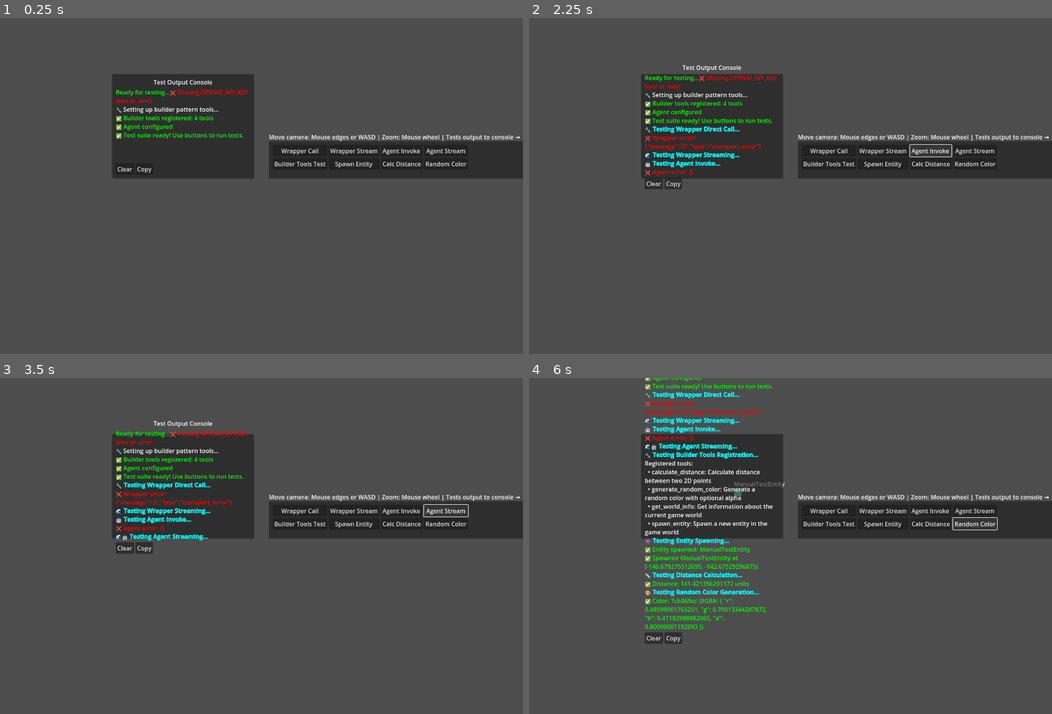
Above: before the commit, frames 1-4 (two rows, left to right).
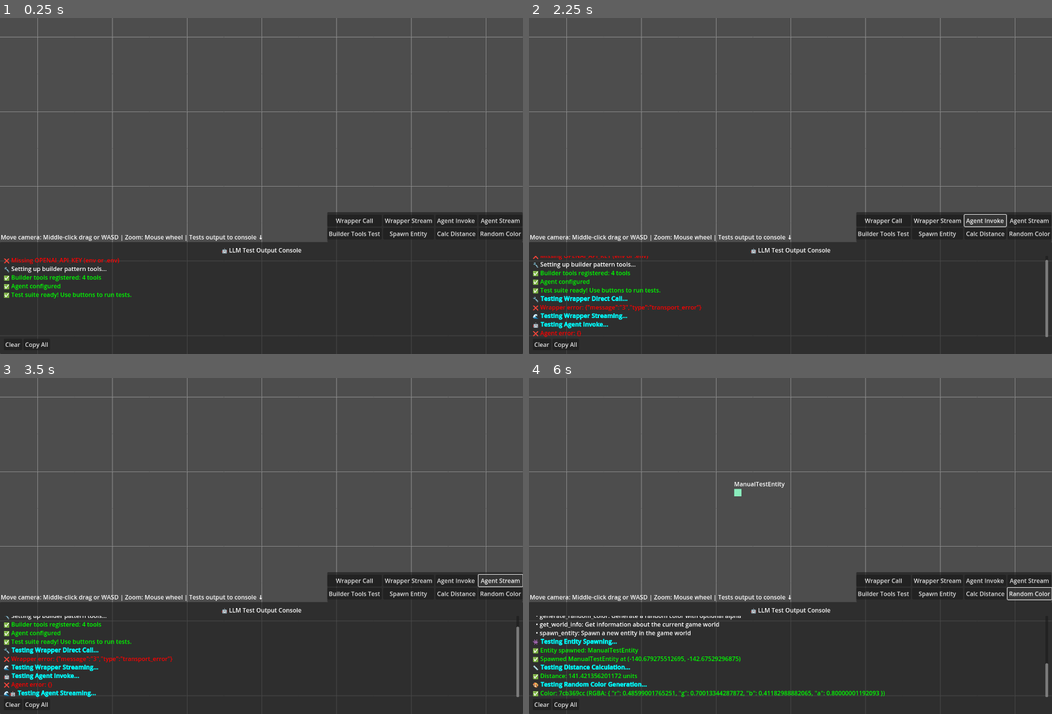
Above: after the commit, the same moments.

Repository: SDCalvo/godot-llm-agent-framework
Game: Godot game, scene res://scenes/Test.tscn
Two runs of this game, one before a commit and one after it. Both use one fixed random seed, a clock stepped at 60 frames per second and the inputs below.
Inputs:
- Up to frame 1 (0.25 s): no input
- Up to frame 2 (2.25 s): click "Wrapper Call" at 0.5 s; click "Wrapper Stream" at 1.25 s; click "Agent Invoke" at 2 s
- Up to frame 3 (3.5 s): click "Agent Stream" at 2.75 s
- Up to frame 4 (6 s): click "Builder Tools Test" at 3.5 s; click "Spawn Entity" at 4.25 s; click "Calc Distance" at 5 s; click "Random Color" at 5.75 s

The runs differ from the first frame. In frame 1, 50% of the frame differs, in the area x 0-100%, y 0-100%; in frame 2, 50%; in frame 3, 50%; in frame 4, 52%.
Error in both runs: Invalid call. Nonexistent function 'create_response' in base 'Nil'. (res://addons/godot_llm/runtime/llm_agent/LLMAgent.gd:191)

Commit message:
Refactor UI structure and enhance camera controls
- Changed the main scene to improve organization and accessibility.
- Updated control scene to extend CanvasLayer for better input handling.
- Implemented middle-click drag functionality for camera movement.
- Resolved console scrolling and world zoom conflict for improved user experience.
- Adjusted button panel layout and sizing for better UI consistency.
- Enhanced console output features, including auto-scroll and improved text formatting.

Diff:
--- a/project.godot
+++ b/project.godot
@@ -11,21 +11,20 @@
 [application]
 
 config/name="LLMAddOn"
-run/main_scene="uid://br4bnyjsprbin"
+run/main_scene="uid://cddqpilyalv2x"
 config/features=PackedStringArray("4.5", "Forward Plus")
 config/icon="res://icon.svg"
-
-[display]
-
-window/size/viewport_width=1400
-window/size/viewport_height=900
-window/size/resizable=true
 
 [autoload]
 
 LLMManager="*res://addons/godot_llm/runtime/llm_manager/LLMManager.gd"
 LLMToolRegistry="*res://addons/godot_llm/runtime/llm_tool_registry/LLMToolRegistry.gd"
 LLMBoardManager="*res://addons/godot_llm/runtime/llm_board_manager/LLMBoardManager.gd"
+
+[display]
+
+window/size/viewport_width=1400
+window/size/viewport_height=900
 
 [editor_plugins]
 
--- a/scenes/Test.tscn
+++ b/scenes/Test.tscn
@@ -6,44 +6,72 @@
 script/source = "extends Camera2D
 
 const CAMERA_SPEED = 500.0
-const EDGE_MARGIN = 50.0
 const ZOOM_SPEED = 0.1
 const MIN_ZOOM = 0.2
 const MAX_ZOOM = 3.0
 
+var is_middle_dragging = false
+
 func _ready():
 	enabled = true
-
-func _process(delta):
-	var viewport_size = get_viewport().get_visible_rect().size
-	var screen_mouse_pos = get_viewport().get_mouse_position()
-	var move_vector = Vector2.ZERO
-
-	# Check edges for camera movement
-	if screen_mouse_pos.x < EDGE_MARGIN:
-		move_vector.x = -1
-	elif screen_mouse_pos.x > viewport_size.x - EDGE_MARGIN:
-		move_vector.x = 1
-
-	if screen_mouse_pos.y < EDGE_MARGIN:
-		move_vector.y = -1
-	elif screen_mouse_pos.y > viewport_size.y - EDGE_MARGIN:
-		move_vector.y = 1
-
-	# Apply movement
-	if move_vector.length() > 0:
-		global_position += move_vector.normalized() * CAMERA_SPEED * delta / zoom.x
+	global_position = Vector2.ZERO
+	print(\"Camera starting at position: \", global_position)
+
+	# Create background after scene is fully ready
+	create_shader_checkerboard.call_deferred()
+
+func create_shader_checkerboard():
+	# Get the World node to add our visual elements
+	var world_node = get_parent().get_node(\"World\")
+
+	# Create grid lines using Polygon2D for proper Node2D rendering
+	for i in range(-15, 16):
+		# Vertical lines
+		var v_line = Polygon2D.new()
+		v_line.polygon = PackedVector2Array([
+			Vector2(i * 200, -3000),
+			Vector2(i * 200 + 2, -3000),
+			Vector2(i * 200 + 2, 3000),
+			Vector2(i * 200, 3000)
+		])
+		v_line.color = Color(0.7, 0.7, 0.7, 0.5)
+		v_line.z_index = -50
+		world_node.add_child(v_line)
+
+		# Horizontal lines
+		var h_line = Polygon2D.new()
+		h_line.polygon = PackedVector2Array([
+			Vector2(-3000, i * 200),
+			Vector2(3000, i * 200),
+			Vector2(3000, i * 200 + 2),
+			Vector2(-3000, i * 200 + 2)
+		])
+		h_line.color = Color(0.7, 0.7, 0.7, 0.5)
+		h_line.z_index = -50
+		world_node.add_child(h_line)
+
+	print(\"Grid background created with Polygon2D nodes\")
 
 func _input(event):
-	# Zoom with mouse wheel
 	if event is InputEventMouseButton:
-		if event.button_index == MOUSE_BUTTON_WHEEL_UP:
+		if event.button_index == MOUSE_BUTTON_MIDDLE:
+			if event.pressed:
+				is_middle_dragging = true
+				print(\"Middle drag started at camera position: \", global_position)
+				get_viewport().set_input_as_handled()
+			else:
+				is_middle_dragging = false
+				print(\"Middle drag stopped at camera position: \", global_position)
+				get_viewport().set_input_as_handled()
+		elif event.button_index == MOUSE_BUTTON_WHEEL_UP:
 			zoom_camera(ZOOM_SPEED)
 		elif event.button_index == MOUSE_BUTTON_WHEEL_DOWN:
 			zoom_camera(-ZOOM_SPEED)
-
-	# WASD movement
-	if event is InputEventKey and event.pressed:
+	elif event is InputEventMouseMotion and is_middle_dragging:
+		var mouse_delta = event.relative
+		global_position -= mouse_delta / zoom.x
+		get_viewport().set_input_as_handled()
+	elif event is InputEventKey and event.pressed:
 		var move_vector = Vector2.ZERO
 		if event.keycode == KEY_W or event.keycode == KEY_UP:
 			move_vector.y = -1
@@ -53,9 +81,9 @@
 			move_vector.x = -1
 		elif event.keycode == KEY_D or event.keycode == KEY_RIGHT:
 			move_vector.x = 1
-
 		if move_vector.length() > 0:
 			global_position += move_vector.normalized() * CAMERA_SPEED * 0.016 / zoom.x
+			print(\"WASD moved camera to: \", global_position)
 
 func zoom_camera(zoom_delta):
 	var new_zoom = zoom + Vector2(zoom_delta, zoom_delta)
@@ -75,27 +103,29 @@
 
 [node name="Entities" type="Node2D" parent="World"]
 
-[node name="TestUI" type="Control" parent="."]
+[node name="TestUI" type="CanvasLayer" parent="."]
+script = ExtResource("1_wen4y")
+
+[node name="UIContainer" type="Control" parent="TestUI"]
 layout_mode = 3
 anchors_preset = 15
 anchor_right = 1.0
 anchor_bottom = 1.0
 grow_horizontal = 2
 grow_vertical = 2
-script = ExtResource("1_wen4y")
-
-[node name="TestButtonsPanel" type="Panel" parent="TestUI"]
-layout_mode = 1
-anchors_preset = 2
-anchor_top = 1.0
-anchor_bottom = 1.0
-offset_left = 20.0
-offset_top = -120.0
-offset_right = 800.0
-offset_bottom = -20.0
-grow_vertical = 0
-
-[node name="ButtonGrid" type="GridContainer" parent="TestUI/TestButtonsPanel"]
+
+[node name="TestButtonsPanel" type="Panel" parent="TestUI/UIContainer"]
+layout_mode = 1
+anchors_preset = 1
+anchor_left = 1.0
+anchor_right = 1.0
+offset_left = -524.0
+offset_top = 520.0
+offset_right = -1.0
+offset_bottom = 600.0
+grow_horizontal = 0
+
+[node name="ButtonGrid" type="GridContainer" parent="TestUI/UIContainer/TestButtonsPanel"]
 layout_mode = 1
 anchors_preset = 15
 anchor_right = 1.0
@@ -108,53 +138,49 @@
 grow_vertical = 2
 columns = 4
 
-[node name="WrapperCallBtn" type="Button" parent="TestUI/TestButtonsPanel/ButtonGrid"]
+[node name="WrapperCallBtn" type="Button" parent="TestUI/UIContainer/TestButtonsPanel/ButtonGrid"]
 layout_mode = 2
 text = "Wrapper Call"
 
-[node name="WrapperStreamBtn" type="Button" parent="TestUI/TestButtonsPanel/ButtonGrid"]
+[node name="WrapperStreamBtn" type="Button" parent="TestUI/UIContainer/TestButtonsPanel/ButtonGrid"]
 layout_mode = 2
 text = "Wrapper Stream"
 
-[node name="AgentInvokeBtn" type="Button" parent="TestUI/TestButtonsPanel/ButtonGrid"]
+[node name="AgentInvokeBtn" type="Button" parent="TestUI/UIContainer/TestButtonsPanel/ButtonGrid"]
 layout_mode = 2
 text = "Agent Invoke"
 
-[node name="AgentStreamBtn" type="Button" parent="TestUI/TestButtonsPanel/ButtonGrid"]
+[node name="AgentStreamBtn" type="Button" parent="TestUI/UIContainer/TestButtonsPanel/ButtonGrid"]
 layout_mode = 2
 text = "Agent Stream"
 
-[node name="BuilderToolsBtn" type="Button" parent="TestUI/TestButtonsPanel/ButtonGrid"]
+[node name="BuilderToolsBtn" type="Button" parent="TestUI/UIContainer/TestButtonsPanel/ButtonGrid"]
 layout_mode = 2
 text = "Builder Tools Test"
 
-[node name="SpawnEntityBtn" type="Button" parent="TestUI/TestButtonsPanel/ButtonGrid"]
+[node name="SpawnEntityBtn" type="Button" parent="TestUI/UIContainer/TestButtonsPanel/ButtonGrid"]
 layout_mode = 2
 text = "Spawn Entity"
 
-[node name="CalcDistanceBtn" type="Button" parent="TestUI/TestButtonsPanel/ButtonGrid"]
+[node name="CalcDistanceBtn" type="Button" parent="TestUI/UIContainer/TestButtonsPanel/ButtonGrid"]
 layout_mode = 2
 text = "Calc Distance"
 
-[node name="RandomColorBtn" type="Button" parent="TestUI/TestButtonsPanel/ButtonGrid"]
+[node name="RandomColorBtn" type="Button" parent="TestUI/UIContainer/TestButtonsPanel/ButtonGrid"]
 layout_mode = 2
 text = "Random Color"
 
-[node name="OutputConsole" type="Panel" parent="TestUI"]
-layout_mode = 1
-anchors_preset = 3
-anchor_left = 1.0
+[node name="OutputConsole" type="Panel" parent="TestUI/UIContainer"]
+layout_mode = 1
+anchors_preset = 12
 anchor_top = 1.0
 anchor_right = 1.0
 anchor_bottom = 1.0
-offset_left = -400.0
 offset_top = -300.0
-offset_right = -20.0
-offset_bottom = -20.0
-grow_horizontal = 0
+grow_horizontal = 2
 grow_vertical = 0
 
-[node name="ConsoleContainer" type="VBoxContainer" parent="TestUI/OutputConsole"]
+[node name="ConsoleContainer" type="VBoxContainer" parent="TestUI/UIContainer/OutputConsole"]
 layout_mode = 1
 anchors_preset = 15
 anchor_right = 1.0
@@ -166,38 +192,37 @@
 grow_horizontal = 2
 grow_vertical = 2
 
-[node name="ConsoleHeader" type="Label" parent="TestUI/OutputConsole/ConsoleContainer"]
-layout_mode = 2
-text = "Test Output Console"
+[node name="ConsoleHeader" type="Label" parent="TestUI/UIContainer/OutputConsole/ConsoleContainer"]
+layout_mode = 2
+text = "🤖 LLM Test Output Console"
 horizontal_alignment = 1
 
-[node name="ConsoleOutput" type="RichTextLabel" parent="TestUI/OutputConsole/ConsoleContainer"]
+[node name="ConsoleOutput" type="RichTextLabel" parent="TestUI/UIContainer/OutputConsole/ConsoleContainer"]
 layout_mode = 2
 size_flags_vertical = 3
-bbcode_enabled = true
-text = "[color=green]Ready for testing...[/color]"
-fit_content = true
+focus_mode = 2
 scroll_following = true
-
-[node name="ConsoleControls" type="HBoxContainer" parent="TestUI/OutputConsole/ConsoleContainer"]
-layout_mode = 2
-
-[node name="ClearBtn" type="Button" parent="TestUI/OutputConsole/ConsoleContainer/ConsoleControls"]
+selection_enabled = true
+
+[node name="ConsoleControls" type="HBoxContainer" parent="TestUI/UIContainer/OutputConsole/ConsoleContainer"]
+layout_mode = 2
+
+[node name="ClearBtn" type="Button" parent="TestUI/UIContainer/OutputConsole/ConsoleContainer/ConsoleControls"]
 layout_mode = 2
 text = "Clear"
 
-[node name="CopyBtn" type="Button" parent="TestUI/OutputConsole/ConsoleContainer/ConsoleControls"]
-layout_mode = 2
-text = "Copy"
-
-[node name="InfoLabel" type="Label" parent="TestUI"]
+[node name="CopyBtn" type="Button" parent="TestUI/UIContainer/OutputConsole/ConsoleContainer/ConsoleControls"]
+layout_mode = 2
+text = "Copy All"
+
+[node name="InfoLabel" type="Label" parent="TestUI/UIContainer"]
 layout_mode = 1
 anchors_preset = 2
 anchor_top = 1.0
 anchor_bottom = 1.0
-offset_left = 20.0
-offset_top = -140.0
-offset_right = 600.0
-offset_bottom = -120.0
+offset_left = 2.0
+offset_top = -325.0
+offset_right = 699.0
+offset_bottom = -302.0
 grow_vertical = 0
-text = "Move camera: Mouse edges or WASD | Zoom: Mouse wheel | Tests output to console →"
+text = "Move camera: Middle-click drag or WASD | Zoom: Mouse wheel | Tests output to console ↓"
--- a/scenes/control.gd
+++ b/scenes/control.gd
@@ -1,4 +1,4 @@
-extends Control
+extends CanvasLayer
 
 const OpenAIWrapper = preload("res://addons/godot_llm/runtime/openai_wrapper/OpenAIWrapper.gd")
 var LLMAgentClass: Script = load("res://addons/godot_llm/runtime/llm_agent/LLMAgent.gd")
@@ -53,18 +53,18 @@
 	log_success("✅ Test suite ready! Use buttons to run tests.")
 
 func _setup_ui_references() -> void:
-	console_output = $OutputConsole/ConsoleContainer/ConsoleOutput
-	clear_btn = $OutputConsole/ConsoleContainer/ConsoleControls/ClearBtn
-	copy_btn = $OutputConsole/ConsoleContainer/ConsoleControls/CopyBtn
-
-	wrapper_call_btn = $TestButtonsPanel/ButtonGrid/WrapperCallBtn
-	wrapper_stream_btn = $TestButtonsPanel/ButtonGrid/WrapperStreamBtn
-	agent_invoke_btn = $TestButtonsPanel/ButtonGrid/AgentInvokeBtn
-	agent_stream_btn = $TestButtonsPanel/ButtonGrid/AgentStreamBtn
-	builder_tools_btn = $TestButtonsPanel/ButtonGrid/BuilderToolsBtn
-	spawn_entity_btn = $TestButtonsPanel/ButtonGrid/SpawnEntityBtn
-	calc_distance_btn = $TestButtonsPanel/ButtonGrid/CalcDistanceBtn
-	random_color_btn = $TestButtonsPanel/ButtonGrid/RandomColorBtn
+	console_output = $UIContainer/OutputConsole/ConsoleContainer/ConsoleOutput
+	clear_btn = $UIContainer/OutputConsole/ConsoleContainer/ConsoleControls/ClearBtn
+	copy_btn = $UIContainer/OutputConsole/ConsoleContainer/ConsoleControls/CopyBtn
+
+	wrapper_call_btn = $"UIContainer/TestButtonsPanel/ButtonGrid/WrapperCallBtn"
+	wrapper_stream_btn = $"UIContainer/TestButtonsPanel/ButtonGrid/WrapperStreamBtn"
+	agent_invoke_btn = $"UIContainer/TestButtonsPanel/ButtonGrid/AgentInvokeBtn"
+	agent_stream_btn = $"UIContainer/TestButtonsPanel/ButtonGrid/AgentStreamBtn"
+	builder_tools_btn = $"UIContainer/TestButtonsPanel/ButtonGrid/BuilderToolsBtn"
+	spawn_entity_btn = $"UIContainer/TestButtonsPanel/ButtonGrid/SpawnEntityBtn"
+	calc_distance_btn = $"UIContainer/TestButtonsPanel/ButtonGrid/CalcDistanceBtn"
+	random_color_btn = $"UIContainer/TestButtonsPanel/ButtonGrid/RandomColorBtn"
 
 	# Connect console controls
 	clear_btn.pressed.connect(func(): console_output.text = "")
Not shown: 1 places in scenes/Test.tscn that only renumber resources
Not shown, changed: design.md
